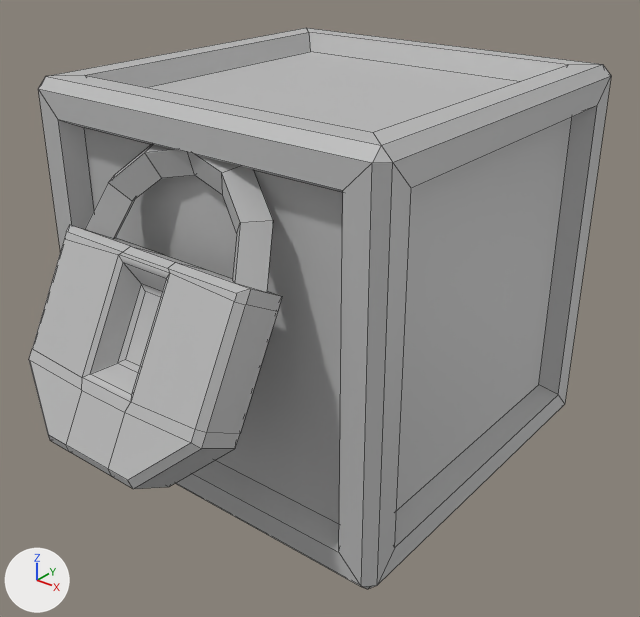
The FBX model Assets/Models/obstacleLockedBox1_mesh.fbx: old version first, new version second.
Before and after are seen from a 50 mm camera at (1.563, -0.869, 1.131) aimed at (0.558, 0.387, 0.353). Arrows for +X, +Y and +Z are at lower left; the lights stay in place. Mesh edges are drawn as thin lines. Where no turn or scale is listed for an object, it has been applied to the vertices.

Objects in the first picture: 'obstacleLockedBox1_mesh'.
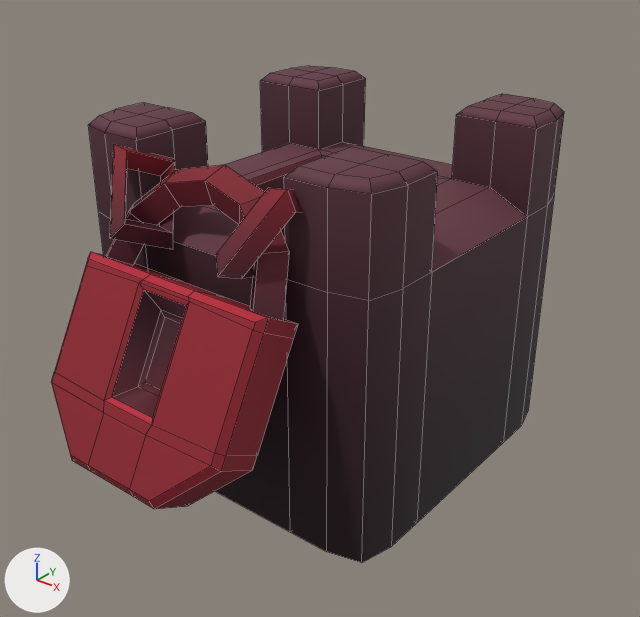
The change in detail:
Picture 'SP2_palette1.png' (img_sp2_palette1_png) is new.
Material 'blinn1' (mat_blinn1) is new.
Its texture is img_sp2_palette1_png.
Its roughness is 0.749.
me_mesh is used by ob_obstaclelockedbox1_mesh; location (0.0, 0.0, 0.0).
me_mesh had 172 vertices, 168 faces and spanned x 0.1..0.9, y -0.16..0.9, z 0.0..0.8.
me_mesh no longer uses material mat_lambert1 (grey #bcbcbc).
me_mesh now has 304 vertices, 296 faces and spans x 0.15..0.85, y -0.122..0.85, z 0.0..0.725.
me_mesh part 1: the loose piece of 80 vertices spanning x 0.28..0.72, y -0.16..0.095, z 0.214..0.574 is moved by (0.0, 0.038, -0.064), in mat_blinn1 (picture img_sp2_palette1_png).
me_mesh part 2: the loose piece of 28 vertices spanning x 0.281..0.719, y 0.022..0.173, z 0.537..0.747 is moved by (0.0, 0.038, -0.064), in mat_blinn1 (picture img_sp2_palette1_png).
me_mesh part 3: the loose piece of 64 vertices spanning x 0.1..0.9, y 0.1..0.9, z 0.0..0.8 is rebuilt with 164 vertices and now spans x 0.15..0.85, y 0.15..0.85, z 0.0..0.725, in mat_blinn1 (picture img_sp2_palette1_png).
me_mesh part 4: a new loose piece of 16 vertices spanning x 0.578..0.716, y 0.036..0.227, z 0.521..0.701, in mat_blinn1 (picture img_sp2_palette1_png).
me_mesh part 5: a new loose piece of 16 vertices spanning x 0.284..0.422, y 0.036..0.227, z 0.521..0.701, in mat_blinn1 (picture img_sp2_palette1_png).
me_mesh now uses material mat_blinn1 (picture img_sp2_palette1_png).

Pixel boxes (x1, y1, x2, y2) of what changed, in the pictures (640 x 617 px; the box of a moved part takes in the faces that stretch with it):
'obstacleLockedBox1_mesh', reshaped (12% narrower, 11% shorter)
    before: (29, 28, 611, 589)
    after: (51, 66, 564, 563)
part 1 of me_mesh, moved or reshaped
    before: (29, 225, 282, 489)
    after: (51, 252, 298, 509)
part 2 of me_mesh, moved or reshaped
    before: (85, 145, 273, 292)
    after: (105, 165, 289, 321)
part 3 of me_mesh, rebuilt (17% narrower, 11% shorter)
    before: (38, 28, 611, 589)
    after: (88, 66, 564, 563)
part 4 of me_mesh, added (brown)
    after: (216, 188, 300, 279)
part 5 of me_mesh, added (brown)
    after: (110, 144, 174, 250)
